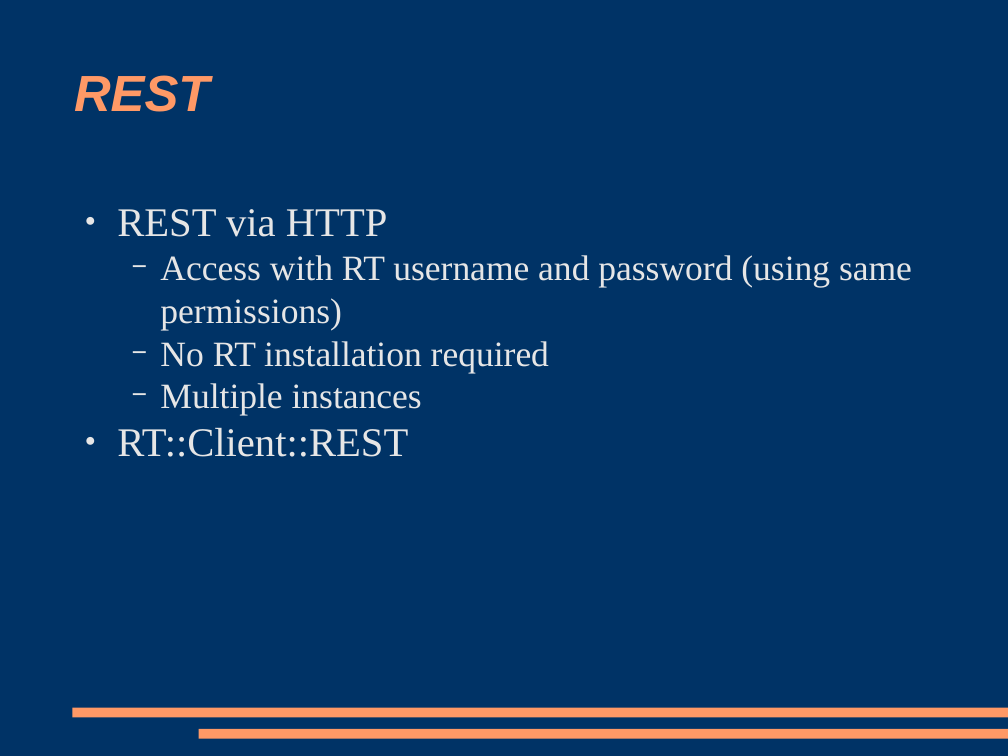
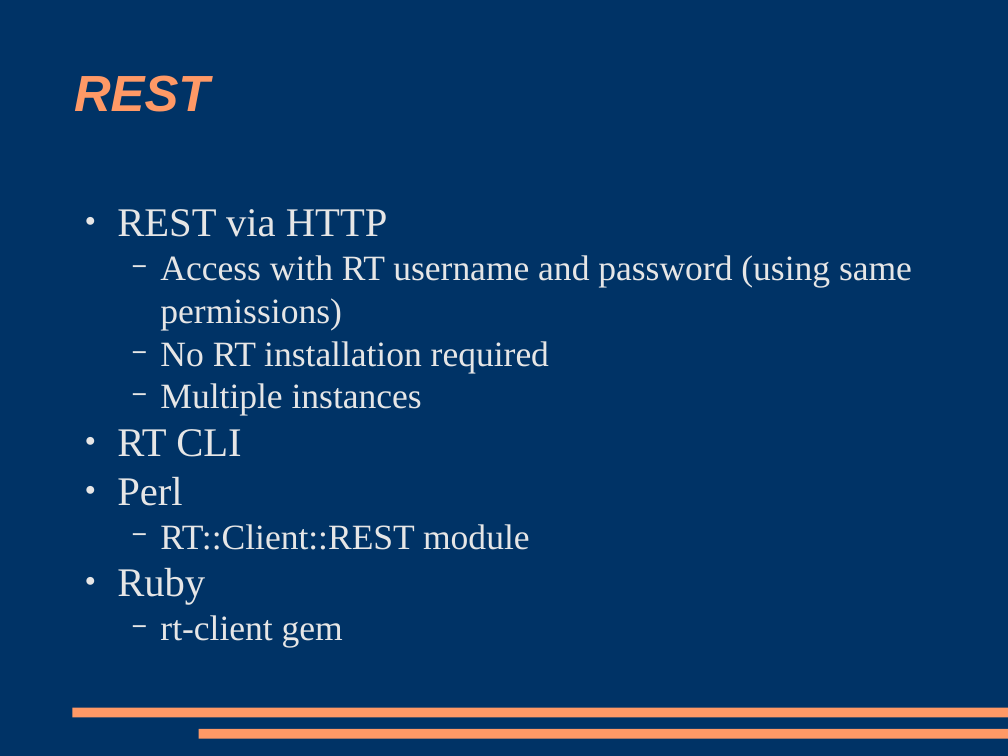
Before and after one commit to racke/Presentations, a slide deck: slide 25 of yapc2009/rt38.odp (slide 24 before the commit). Drawn at 1008x756 pixels with LibreOffice and Linux fonts; fonts in the diff are those of the drawing. Boxes give left, top, right and bottom in pixels: in the first picture for what was removed or moved away, otherwise in the second. Text is boxed around its words. In the diff, an @@ line names an element or a change of style, - is before the commit and + after.

Commit message:
final version for presentation

```diff
--- a/yapc2009/rt38.odp
+++ b/yapc2009/rt38.odp
@@ text at [117,429,529,647]: text changed; size 32 to 28 pt @@
-● RT::Client::REST
+● RT CLI
+● Perl
+  − RT::Client::REST module
+● Ruby
+  − rt-client gem
```
Also in this commit, not shown: 1 other slide changed, 1 slide added, 1 other file.
